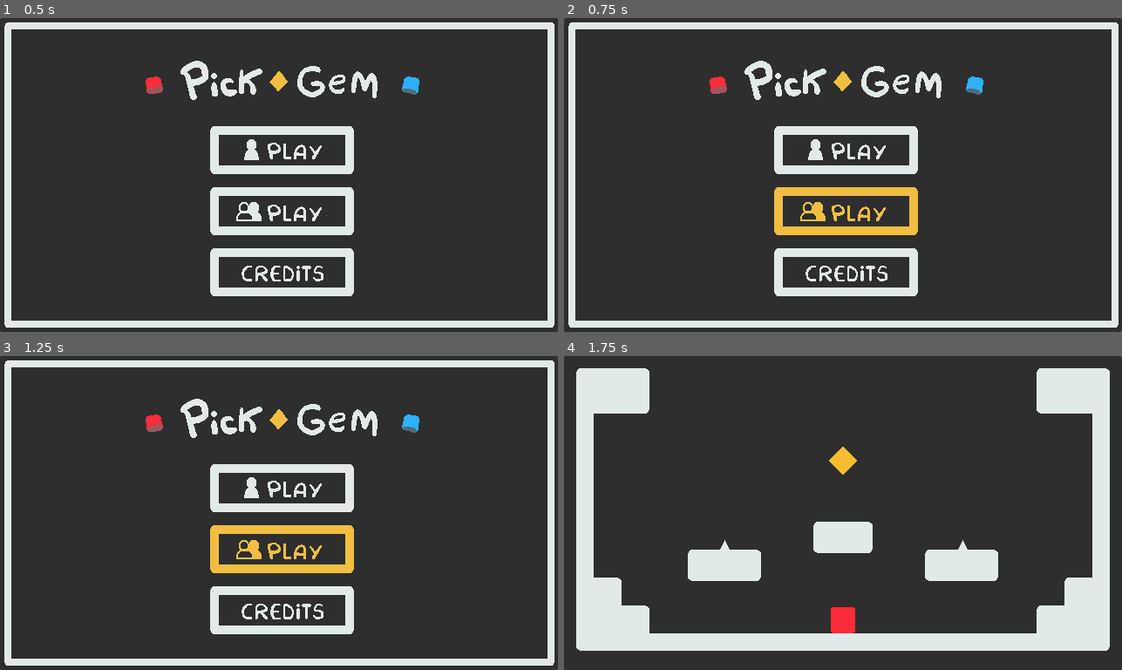
Above: before the commit, frames 1-4 (two rows, left to right).
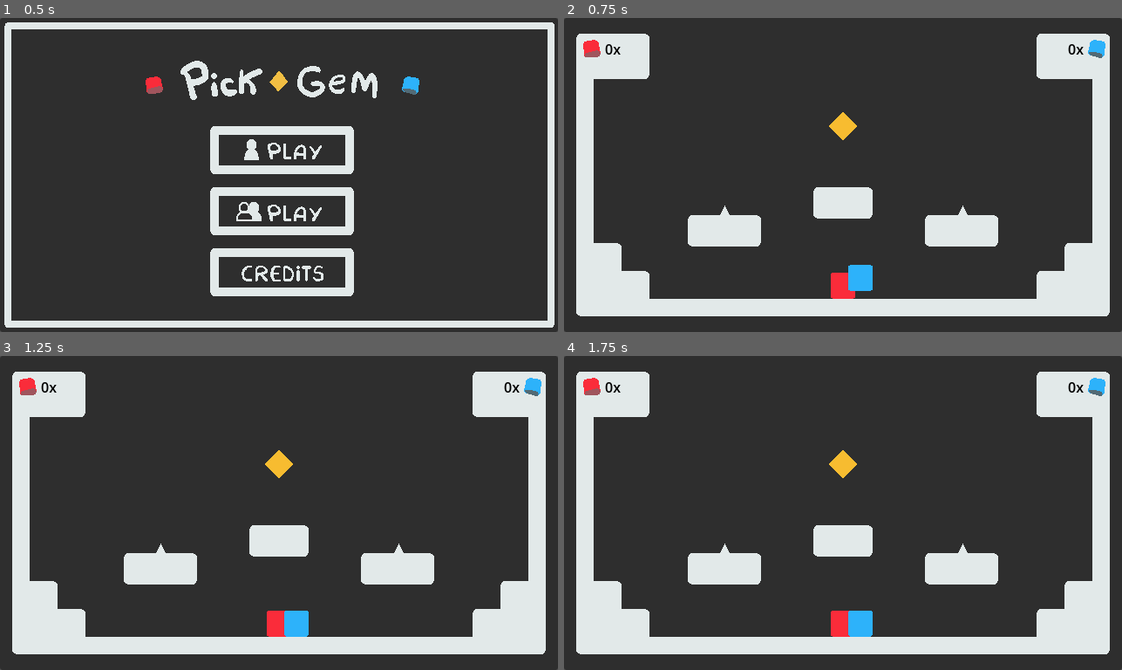
Above: after the commit, the same moments.

Repository: Juawo/PickGem
Game: Godot game, scene res://Scenes/UI/main_menu.tscn
The game is run twice, just before and just after one commit, with the same random seed, the same clock (stepped at 60 frames per second) and the same inputs.
Inputs (mouse positions are in pixels of both pictures, inside the frame that each line leads up to):
- Up to frame 1 (0.5 s): no input
- Up to frame 2 (0.75 s): click (848, 209) at 0.5 s
- Up to frame 3 (1.25 s): no input
- Up to frame 4 (1.75 s): click (848, 487) at 1.27 s

Frame 1 is identical in both runs. In frame 2, 34% of the frame differs, in the area x 0-100%, y 1-99%; in frame 3, 34%; in frame 4, 4.3%.

Commit message:
Adicionando GUI de score, creditos, modo de jogo multiplayer e corrigindo colisões

Diff:
--- a/pickgemgame/Scenes/Ground_Plataforms/one_way_plataform.tscn
+++ b/pickgemgame/Scenes/Ground_Plataforms/one_way_plataform.tscn
@@ -9,12 +9,12 @@
 physics_interpolation_mode = 2
 position = Vector2(0, -8)
 scale = Vector2(0.542, 0.659)
+collision_layer = 4
 
 [node name="texture" type="Sprite2D" parent="."]
 texture = ExtResource("1_1hjva")
 
 [node name="collision" type="CollisionShape2D" parent="."]
 position = Vector2(-7.03819e-06, 0.500002)
-scale = Vector2(1, 1)
 shape = SubResource("RectangleShape2D_s72al")
 one_way_collision = true
--- a/pickgemgame/Scenes/Levels/level_1.tscn
+++ b/pickgemgame/Scenes/Levels/level_1.tscn
@@ -1,37 +1,52 @@
-[gd_scene load_steps=8 format=4 uid="uid://bt8ksc5c0a5a8"]
+[gd_scene load_steps=10 format=4 uid="uid://bt8ksc5c0a5a8"]
 
 [ext_resource type="PackedScene" uid="uid://d233sja5ctuf5" path="res://Scenes/UI/background.tscn" id="1_jk5vo"]
+[ext_resource type="Script" path="res://Scripts/level_1.gd" id="1_kjxyp"]
 [ext_resource type="PackedScene" uid="uid://hix6wc0ad5ru" path="res://Scenes/Ground_Plataforms/tile_map_ground.tscn" id="2_jeyvq"]
 [ext_resource type="PackedScene" uid="uid://dr16cy2kr85gh" path="res://Scenes/Coletables/gem.tscn" id="3_h1756"]
 [ext_resource type="PackedScene" uid="uid://dc0pb7uf4k0bk" path="res://Scenes/Players/player_1.tscn" id="4_bn8vd"]
 [ext_resource type="PackedScene" uid="uid://dao5nhyof7d3s" path="res://Scenes/Levels/level_2.tscn" id="4_h23kj"]
 [ext_resource type="PackedScene" uid="uid://bfl5np4to7v50" path="res://Scenes/UI/pause_menu.tscn" id="6_y2vxr"]
 [ext_resource type="PackedScene" uid="uid://81jv5we3joka" path="res://Scenes/Ground_Plataforms/spike.tscn" id="7_jehq0"]
+[ext_resource type="PackedScene" uid="uid://cneatjovo0eek" path="res://Scenes/UI/score_players.tscn" id="8_r8iyu"]
 
 [node name="Level_1" type="Node2D"]
+script = ExtResource("1_kjxyp")
 
 [node name="background" parent="." instance=ExtResource("1_jk5vo")]
 offset_right = 640.0
 offset_bottom = 360.0
 
 [node name="tile_map_ground" parent="." instance=ExtResource("2_jeyvq")]
+position = Vector2(0, 4)
 tile_map_data = PackedByteArray("AAAkAAEAAAABAAAAAAAkAAIAAAABAAAAAAAkAAMAAAABAAAAAAAlAAEAAAABAAAAAAAlAAIAAAABAAAAAAAmAA …(2352 unchanged characters)…
 
 [node name="spike" parent="." instance=ExtResource("7_jehq0")]
-position = Vector2(184, 213)
+position = Vector2(184, 217)
 
 [node name="spike2" parent="." instance=ExtResource("7_jehq0")]
-position = Vector2(457, 213)
+position = Vector2(457, 217)
 
 [node name="gem" parent="." instance=ExtResource("3_h1756")]
-position = Vector2(320, 120)
+position = Vector2(320, 124)
 next_scene = ExtResource("4_h23kj")
 
 [node name="player_1" parent="." instance=ExtResource("4_bn8vd")]
-position = Vector2(320, 300)
+position = Vector2(320, 304)
 
 [node name="Pause_menu" parent="." instance=ExtResource("6_y2vxr")]
 offset_left = 320.0
 offset_top = 180.0
 offset_right = 320.0
 offset_bottom = 180.0
+
+[node name="score_players" parent="." instance=ExtResource("8_r8iyu")]
+anchors_preset = 9
+anchor_right = 0.0
+anchor_bottom = 1.0
+offset_left = 1.0
+offset_top = 23.0
+offset_right = 641.0
+offset_bottom = 43.0
+grow_horizontal = 1
+size_flags_horizontal = 1
--- a/pickgemgame/Scenes/Levels/level_2.tscn
+++ b/pickgemgame/Scenes/Levels/level_2.tscn
@@ -1,6 +1,7 @@
-[gd_scene load_steps=10 format=4 uid="uid://dao5nhyof7d3s"]
+[gd_scene load_steps=12 format=4 uid="uid://dao5nhyof7d3s"]
 
 [ext_resource type="PackedScene" uid="uid://d233sja5ctuf5" path="res://Scenes/UI/background.tscn" id="1_axrv5"]
+[ext_resource type="Script" path="res://Scripts/level_2.gd" id="1_olot2"]
 [ext_resource type="PackedScene" uid="uid://dr16cy2kr85gh" path="res://Scenes/Coletables/gem.tscn" id="2_303nr"]
 [ext_resource type="PackedScene" uid="uid://v3oa5hrpgdag" path="res://Scenes/Ground_Plataforms/one_way_plataform.tscn" id="3_mid6n"]
 [ext_resource type="PackedScene" uid="uid://bt2pp327mfaw7" path="res://Scenes/Levels/level_3.tscn" id="3_qd43w"]
@@ -9,47 +10,62 @@
 [ext_resource type="PackedScene" uid="uid://c1q71t0ur76iu" path="res://Scenes/Players/death_area.tscn" id="6_njvdm"]
 [ext_resource type="PackedScene" uid="uid://bfl5np4to7v50" path="res://Scenes/UI/pause_menu.tscn" id="8_xf7fd"]
 [ext_resource type="PackedScene" uid="uid://81jv5we3joka" path="res://Scenes/Ground_Plataforms/spike.tscn" id="9_bsga7"]
+[ext_resource type="PackedScene" uid="uid://cneatjovo0eek" path="res://Scenes/UI/score_players.tscn" id="10_ax7a2"]
 
 [node name="level_2" type="Node2D"]
+script = ExtResource("1_olot2")
 
 [node name="background" parent="." instance=ExtResource("1_axrv5")]
 offset_right = 640.0
 offset_bottom = 360.0
 
 [node name="one_way_plataform" parent="." instance=ExtResource("3_mid6n")]
-position = Vector2(312, 253)
+position = Vector2(312, 257)
 
 [node name="one_way_plataform2" parent="." instance=ExtResource("3_mid6n")]
-position = Vector2(102, 225)
+position = Vector2(102, 229)
 
 [node name="tile_map_ground" parent="." instance=ExtResource("4_cbo25")]
+position = Vector2(0, 4)
 tile_map_data = PackedByteArray("AAAmAAIAAAACAAAAAAAmAAMAAAACAAIAAAAhAAIAAAAAAAIAAAAiAAIAAAABAAAAAAAjAAIAAAABAAAAAAAkAA …(1840 unchanged characters)…
 
 [node name="death_area" parent="." instance=ExtResource("6_njvdm")]
-position = Vector2(320, 352)
+position = Vector2(320, 356)
 scale = Vector2(1.34572, 1)
 
 [node name="spike" parent="." instance=ExtResource("9_bsga7")]
-position = Vector2(93, 293)
+position = Vector2(93, 297)
 
 [node name="spike2" parent="." instance=ExtResource("9_bsga7")]
-position = Vector2(109, 293)
+position = Vector2(109, 297)
 
 [node name="spike5" parent="." instance=ExtResource("9_bsga7")]
-position = Vector2(514, 309)
+position = Vector2(514, 313)
 
 [node name="spike6" parent="." instance=ExtResource("9_bsga7")]
-position = Vector2(484, 309)
+position = Vector2(484, 313)
 
 [node name="gem" parent="." instance=ExtResource("2_303nr")]
-position = Vector2(103, 139)
+position = Vector2(103, 143)
 next_scene = ExtResource("3_qd43w")
 
 [node name="player_1" parent="." instance=ExtResource("5_vxfhr")]
-position = Vector2(597, 190)
+position = Vector2(597, 194)
+collision_mask = 6
 
 [node name="Pause_menu" parent="." instance=ExtResource("8_xf7fd")]
 offset_left = 320.0
 offset_top = 180.0
 offset_right = 320.0
 offset_bottom = 180.0
+
+[node name="score_players" parent="." instance=ExtResource("10_ax7a2")]
+anchors_preset = 9
+anchor_right = 0.0
+anchor_bottom = 1.0
+offset_left = 1.0
+offset_top = 23.0
+offset_right = 641.0
+offset_bottom = 43.0
+grow_horizontal = 1
+size_flags_horizontal = 1
--- a/pickgemgame/Scenes/Levels/level_3.tscn
+++ b/pickgemgame/Scenes/Levels/level_3.tscn
@@ -1,6 +1,7 @@
-[gd_scene load_steps=14 format=4 uid="uid://bt2pp327mfaw7"]
+[gd_scene load_steps=16 format=4 uid="uid://bt2pp327mfaw7"]
 
 [ext_resource type="PackedScene" uid="uid://d233sja5ctuf5" path="res://Scenes/UI/background.tscn" id="1_tpt3t"]
+[ext_resource type="Script" path="res://Scripts/level_3.gd" id="1_xj8hm"]
 [ext_resource type="PackedScene" uid="uid://hix6wc0ad5ru" path="res://Scenes/Ground_Plataforms/tile_map_ground.tscn" id="2_6e3bj"]
 [ext_resource type="PackedScene" uid="uid://c1q71t0ur76iu" path="res://Scenes/Players/death_area.tscn" id="2_wbiy4"]
 [ext_resource type="PackedScene" uid="uid://dr16cy2kr85gh" path="res://Scenes/Coletables/gem.tscn" id="3_5jai6"]
@@ -9,6 +10,7 @@
 [ext_resource type="PackedScene" uid="uid://h3y4klwjhhnx" path="res://Scenes/Levels/level_4.tscn" id="5_nmd35"]
 [ext_resource type="PackedScene" uid="uid://bfl5np4to7v50" path="res://Scenes/UI/pause_menu.tscn" id="8_fbwbb"]
 [ext_resource type="PackedScene" uid="uid://81jv5we3joka" path="res://Scenes/Ground_Plataforms/spike.tscn" id="9_8nknu"]
+[ext_resource type="PackedScene" uid="uid://cneatjovo0eek" path="res://Scenes/UI/score_players.tscn" id="10_kso6q"]
 
 [sub_resource type="RectangleShape2D" id="RectangleShape2D_xvna2"]
 size = Vector2(122.708, 20)
@@ -52,6 +54,7 @@
 }
 
 [node name="level_3" type="Node2D"]
+script = ExtResource("1_xj8hm")
 
 [node name="background" parent="." instance=ExtResource("1_tpt3t")]
 offset_right = 640.0
@@ -92,7 +95,7 @@
 next_scene = ExtResource("5_nmd35")
 
 [node name="player_1" parent="." instance=ExtResource("4_7ui4f")]
-position = Vector2(549.25, 238.993)
+position = Vector2(549, 238)
 scale = Vector2(0.72, 0.76)
 
 [node name="Pause_menu" parent="." instance=ExtResource("8_fbwbb")]
@@ -100,3 +103,14 @@
 offset_top = 180.0
 offset_right = 320.0
 offset_bottom = 180.0
+
+[node name="score_players" parent="." instance=ExtResource("10_kso6q")]
+anchors_preset = 9
+anchor_right = 0.0
+anchor_bottom = 1.0
+offset_left = 1.0
+offset_top = 23.0
+offset_right = 641.0
+offset_bottom = 43.0
+grow_horizontal = 1
+size_flags_horizontal = 1
--- a/pickgemgame/Scenes/Levels/level_4.tscn
+++ b/pickgemgame/Scenes/Levels/level_4.tscn
@@ -1,6 +1,7 @@
-[gd_scene load_steps=16 format=4 uid="uid://h3y4klwjhhnx"]
+[gd_scene load_steps=18 format=4 uid="uid://h3y4klwjhhnx"]
 
 [ext_resource type="PackedScene" uid="uid://d233sja5ctuf5" path="res://Scenes/UI/background.tscn" id="1_h4pyw"]
+[ext_resource type="Script" path="res://Scripts/level_4.gd" id="1_psmk6"]
 [ext_resource type="PackedScene" uid="uid://hix6wc0ad5ru" path="res://Scenes/Ground_Plataforms/tile_map_ground.tscn" id="2_0rg73"]
 [ext_resource type="PackedScene" uid="uid://dr16cy2kr85gh" path="res://Scenes/Coletables/gem.tscn" id="3_0r1m5"]
 [ext_resource type="Texture2D" uid="uid://dojsrr1wa51sc" path="res://Assets/OneWayPlataform.png" id="3_7twps"]
@@ -8,6 +9,7 @@
 [ext_resource type="PackedScene" uid="uid://dc0pb7uf4k0bk" path="res://Scenes/Players/player_1.tscn" id="4_y73il"]
 [ext_resource type="PackedScene" uid="uid://c1q71t0ur76iu" path="res://Scenes/Players/death_area.tscn" id="6_w718l"]
 [ext_resource type="PackedScene" uid="uid://bfl5np4to7v50" path="res://Scenes/UI/pause_menu.tscn" id="8_hyncx"]
+[ext_resource type="PackedScene" uid="uid://cneatjovo0eek" path="res://Scenes/UI/score_players.tscn" id="9_hfxom"]
 
 [sub_resource type="RectangleShape2D" id="RectangleShape2D_qppjs"]
 size = Vector2(122.708, 20)
@@ -89,17 +91,19 @@
 }
 
 [node name="level_4" type="Node2D"]
+script = ExtResource("1_psmk6")
 
 [node name="background" parent="." instance=ExtResource("1_h4pyw")]
 offset_right = 640.0
 offset_bottom = 360.0
 
 [node name="TileMapLayer" parent="." instance=ExtResource("2_0rg73")]
-tile_map_data = PackedByteArray("AAABAAEAAAAAAAAAAAAmAAEAAAA …(1424 unchanged characters)… BAAAAAAAgAAoAAAAAAAAAAAAhAAoAAAABAAAAAAA=")
+tile_map_data = PackedByteArray("AAABAAEAAAAAAAAAAAAmAAEAAAA …(1424 unchanged characters)… BAAAAAAAgAAoAAAAAAAAAAAAhAAoAAAABAAAAAAAPABUAAAABAAEAAAAQABUAAAABAAEAAAARABUAAAABAAEAAAA=")
 
 [node name="move_plataform_1" type="StaticBody2D" parent="."]
 position = Vector2(153, 100)
 scale = Vector2(0.541935, 0.659394)
+collision_layer = 4
 
 [node name="Sprite2D" type="Sprite2D" parent="move_plataform_1"]
 texture = ExtResource("3_7twps")
@@ -117,6 +121,7 @@
 [node name="move_plataform_2" type="StaticBody2D" parent="."]
 position = Vector2(392, 260)
 scale = Vector2(0.541935, 0.659394)
+collision_layer = 4
 
 [node name="Sprite2D" type="Sprite2D" parent="move_plataform_2"]
 texture = ExtResource("3_7twps")
@@ -140,10 +145,20 @@
 
 [node name="player_1" parent="." instance=ExtResource("4_y73il")]
 position = Vector2(48, 118)
-scale = Vector2(1, 1)
 
 [node name="Pause_menu" parent="." instance=ExtResource("8_hyncx")]
 offset_left = 320.0
 offset_top = 180.0
 offset_right = 320.0
 offset_bottom = 180.0
+
+[node name="score_players" parent="." instance=ExtResource("9_hfxom")]
+anchors_preset = 9
+anchor_right = 0.0
+anchor_bottom = 1.0
+offset_left = 1.0
+offset_top = 23.0
+offset_right = 641.0
+offset_bottom = 43.0
+grow_horizontal = 1
+size_flags_horizontal = 1
--- a/pickgemgame/Scenes/Levels/level_5.tscn
+++ b/pickgemgame/Scenes/Levels/level_5.tscn
@@ -1,5 +1,6 @@
-[gd_scene load_steps=9 format=4 uid="uid://cek13mbirq1v8"]
+[gd_scene load_steps=11 format=4 uid="uid://cek13mbirq1v8"]
 
+[ext_resource type="Script" path="res://Scripts/level_5.gd" id="1_55r1a"]
 [ext_resource type="PackedScene" uid="uid://d233sja5ctuf5" path="res://Scenes/UI/background.tscn" id="1_mg7s4"]
 [ext_resource type="PackedScene" uid="uid://hix6wc0ad5ru" path="res://Scenes/Ground_Plataforms/tile_map_ground.tscn" id="2_it0ys"]
 [ext_resource type="PackedScene" uid="uid://v3oa5hrpgdag" path="res://Scenes/Ground_Plataforms/one_way_plataform.tscn" id="3_pw51y"]
@@ -8,8 +9,10 @@
 [ext_resource type="PackedScene" uid="uid://c1q71t0ur76iu" path="res://Scenes/Players/death_area.tscn" id="6_dvu8i"]
 [ext_resource type="PackedScene" uid="uid://bfl5np4to7v50" path="res://Scenes/UI/pause_menu.tscn" id="7_2pmlr"]
 [ext_resource type="PackedScene" uid="uid://81jv5we3joka" path="res://Scenes/Ground_Plataforms/spike.tscn" id="8_iy3jl"]
+[ext_resource type="PackedScene" uid="uid://cneatjovo0eek" path="res://Scenes/UI/score_players.tscn" id="9_aito3"]
 
 [node name="level_5" type="Node2D"]
+script = ExtResource("1_55r1a")
 
 [node name="background" parent="." instance=ExtResource("1_mg7s4")]
 offset_right = 640.0
@@ -43,7 +46,7 @@
 position = Vector2(536.103, 239.179)
 
 [node name="player_1" parent="." instance=ExtResource("4_2chtp")]
-position = Vector2(83.4724, 285.619)
+position = Vector2(83, 285)
 scale = Vector2(0.72, 0.76)
 
 [node name="Pause_menu" parent="." instance=ExtResource("7_2pmlr")]
@@ -51,3 +54,14 @@
 offset_top = 180.0
 offset_right = 320.0
 offset_bottom = 180.0
+
+[node name="score_players" parent="." instance=ExtResource("9_aito3")]
+anchors_preset = 9
+anchor_right = 0.0
+anchor_bottom = 1.0
+offset_left = 1.0
+offset_top = 23.0
+offset_right = 641.0
+offset_bottom = 43.0
+grow_horizontal = 1
+size_flags_horizontal = 1
--- a/pickgemgame/Scenes/Players/player_1.tscn
+++ b/pickgemgame/Scenes/Players/player_1.tscn
@@ -9,7 +9,7 @@
 [node name="player_1" type="CharacterBody2D" groups=["Players"]]
 position = Vector2(0, -15)
 scale = Vector2(0.719999, 0.76)
-collision_mask = 7
+collision_mask = 6
 script = ExtResource("1_f2r4r")
 
 [node name="Sprite2D" type="Sprite2D" parent="."]
--- a/pickgemgame/Scenes/Players/player_2.tscn
+++ b/pickgemgame/Scenes/Players/player_2.tscn
@@ -4,9 +4,12 @@
 [ext_resource type="Script" path="res://Scripts/player_2.gd" id="1_ic1qv"]
 
 [sub_resource type="RectangleShape2D" id="RectangleShape2D_0mukh"]
-size = Vector2(38, 46)
+size = Vector2(38, 39.4737)
 
 [node name="player_2" type="CharacterBody2D" groups=["Players"]]
+position = Vector2(0, 3)
+scale = Vector2(0.72, 0.76)
+collision_mask = 6
 script = ExtResource("1_ic1qv")
 
 [node name="Sprite2D" type="Sprite2D" parent="."]
@@ -14,5 +17,5 @@
 texture = ExtResource("1_co4hm")
 
 [node name="collision" type="CollisionShape2D" parent="."]
-position = Vector2(0, -23)
+position = Vector2(0, -23.6842)
 shape = SubResource("RectangleShape2D_0mukh")
--- /dev/null
+++ b/pickgemgame/Scenes/UI/credits.tscn
@@ -0,0 +1,82 @@
+[gd_scene load_steps=2 format=3 uid="uid://cd20tcqlwfkwb"]
+
+[ext_resource type="Script" path="res://Scripts/credits.gd" id="1_l27a8"]
+
+[node name="credits" type="Control"]
+layout_mode = 3
+anchors_preset = 15
+anchor_right = 1.0
+anchor_bottom = 1.0
+grow_horizontal = 2
+grow_vertical = 2
+script = ExtResource("1_l27a8")
+
+[node name="MarginContainer" type="MarginContainer" parent="."]
+layout_mode = 1
+anchors_preset = 8
+anchor_left = 0.5
+anchor_top = 0.5
+anchor_right = 0.5
+anchor_bottom = 0.5
+offset_left = -310.0
+offset_top = -167.0
+offset_right = 310.0
+offset_bottom = 167.0
+grow_horizontal = 2
+grow_vertical = 2
+pivot_offset = Vector2(320, 180)
+
+[node name="PanelContainer" type="PanelContainer" parent="MarginContainer"]
+layout_mode = 2
+
+[node name="MarginContainer" type="MarginContainer" parent="MarginContainer/PanelContainer"]
+layout_mode = 2
+theme_override_constants/margin_left = 10
+theme_override_constants/margin_top = 10
+theme_override_constants/margin_right = 10
+theme_override_constants/margin_bottom = 10
+
+[node name="VBoxContainer" type="VBoxContainer" parent="MarginContainer/PanelContainer/MarginContainer"]
+layout_mode = 2
+theme_override_constants/separation = 30
+
+[node name="Label" type="Label" parent="MarginContainer/PanelContainer/MarginContainer/VBoxContainer"]
+layout_mode = 2
+size_flags_vertical = 0
+theme_override_constants/outline_size = 10
+theme_override_font_sizes/font_size = 30
+text = "PICK GEM!"
+horizontal_alignment = 1
+
+[node name="Label2" type="Label" parent="MarginContainer/PanelContainer/MarginContainer/VBoxContainer"]
+custom_minimum_size = Vector2(600, 0)
+layout_mode = 2
+theme_override_constants/outline_size = 5
+theme_override_font_sizes/font_size = 16
+text = "Esse jogo foi feito como um projetinho de ferias , para treinar o Basico da Godot, UI, Game Feel e Sounds"
+horizontal_alignment = 1
+autowrap_mode = 2
+
+[node name="Label3" type="Label" parent="MarginContainer/PanelContainer/MarginContainer/VBoxContainer"]
+layout_mode = 2
+theme_override_constants/outline_size = 5
+theme_override_font_sizes/font_size = 16
+text = "Tudo aqui foi feito por Joao Pedro"
+horizontal_alignment = 1
+
+[node name="Label4" type="Label" parent="MarginContainer/PanelContainer/MarginContainer/VBoxContainer"]
+layout_mode = 2
+size_flags_vertical = 10
+theme_override_constants/outline_size = 5
+text = "Softwares usados :
+Godot Engine, Krita e LMMS"
+horizontal_alignment = 1
+
+[node name="return_button" type="Button" parent="MarginContainer/PanelContainer/MarginContainer/VBoxContainer"]
+layout_mode = 2
+size_flags_vertical = 4
+theme_override_constants/outline_size = 5
+theme_override_constants/h_separation = 10
+text = "Voltar ao Menu"
+
+[connection signal="pressed" from="MarginContainer/PanelContainer/MarginContainer/VBoxContainer/return_button" to="." method="_on_return_button_pressed"]
--- a/pickgemgame/Scenes/UI/main_menu.tscn
+++ b/pickgemgame/Scenes/UI/main_menu.tscn
@@ -80,3 +80,5 @@
 stretch_mode = 3
 
 [connection signal="pressed" from="main_container/buttons_container/single_play_button" to="." method="_on_single_play_button_pressed"]
+[connection signal="pressed" from="main_container/buttons_container/multi_play_button" to="." method="_on_multi_play_button_pressed"]
+[connection signal="pressed" from="main_container/buttons_container/credits_button" to="." method="_on_credits_button_pressed"]
--- a/pickgemgame/Scenes/UI/pause_menu.tscn
+++ b/pickgemgame/Scenes/UI/pause_menu.tscn
@@ -19,14 +19,6 @@
 grow_vertical = 2
 size_flags_horizontal = 4
 script = ExtResource("1_l1tew")
-
-[node name="ColorRect" type="ColorRect" parent="."]
-layout_mode = 1
-anchors_preset = 15
-anchor_right = 1.0
-anchor_bottom = 1.0
-grow_horizontal = 2
-grow_vertical = 2
 
 [node name="Moldura" parent="." instance=ExtResource("2_wv15m")]
 layout_mode = 1
--- /dev/null
+++ b/pickgemgame/Scenes/UI/score_players.tscn
@@ -0,0 +1,66 @@
+[gd_scene load_steps=4 format=3 uid="uid://cneatjovo0eek"]
+
+[ext_resource type="Script" path="res://Scripts/score_players.gd" id="1_61q4h"]
+[ext_resource type="Texture2D" uid="uid://bwi37xaihexes" path="res://Assets/UI_Menu/UI_Player1.png" id="2_ursll"]
+[ext_resource type="Texture2D" uid="uid://dy0jhhq84q37s" path="res://Assets/UI_Menu/UI_Player2.png" id="3_80r7b"]
+
+[node name="score_players" type="Control"]
+custom_minimum_size = Vector2(640, 20)
+layout_mode = 3
+anchor_right = 0.997
+anchor_bottom = 0.071
+offset_left = -1.0
+offset_top = 1.0
+offset_right = 0.919983
+offset_bottom = 15.44
+grow_horizontal = 2
+grow_vertical = 2
+size_flags_horizontal = 0
+size_flags_vertical = 0
+script = ExtResource("1_61q4h")
+metadata/_edit_vertical_guides_ = [20.0, -147.0, 620.0]
+
+[node name="score_player_1" type="HBoxContainer" parent="."]
+layout_mode = 1
+anchors_preset = -1
+anchor_left = 0.0328125
+anchor_top = 0.0583333
+anchor_right = 0.191687
+anchor_bottom = 0.169333
+offset_right = 0.32
+offset_bottom = 0.0399971
+theme_override_constants/separation = 5
+metadata/_edit_use_anchors_ = true
+
+[node name="icon_player_1" type="TextureRect" parent="score_player_1"]
+custom_minimum_size = Vector2(20, 20)
+layout_mode = 2
+texture = ExtResource("2_ursll")
+stretch_mode = 3
+
+[node name="Label" type="Label" parent="score_player_1"]
+layout_mode = 2
+theme_override_colors/font_color = Color(0, 0, 0, 1)
+
+[node name="score_player_2" type="HBoxContainer" parent="."]
+layout_mode = 1
+anchors_preset = -1
+anchor_left = 0.809375
+anchor_top = 0.0583333
+anchor_right = 0.96825
+anchor_bottom = 0.169333
+offset_right = 0.32
+offset_bottom = 0.0399971
+theme_override_constants/separation = 5
+alignment = 2
+metadata/_edit_use_anchors_ = true
+
+[node name="Label" type="Label" parent="score_player_2"]
+layout_mode = 2
+theme_override_colors/font_color = Color(0, 0, 0, 1)
+
+[node name="icon_player_2" type="TextureRect" parent="score_player_2"]
+custom_minimum_size = Vector2(20, 20)
+layout_mode = 2
+texture = ExtResource("3_80r7b")
+stretch_mode = 3
--- /dev/null
+++ b/pickgemgame/Scripts/credits.gd
@@ -0,0 +1,4 @@
+extends Control
+
+func _on_return_button_pressed() -> void:
+	get_tree().change_scene_to_file("res://Scenes/UI/main_menu.tscn")
--- a/pickgemgame/Scripts/globals.gd
+++ b/pickgemgame/Scripts/globals.gd
@@ -1,4 +1,5 @@
 extends Node
 
+var multiplayer_on : bool = false
 var score_player_1 := 0
 var score_player_2 := 0
--- /dev/null
+++ b/pickgemgame/Scripts/level_1.gd
@@ -0,0 +1,9 @@
+extends Node2D
+
+var player_2_scene := preload("res://Scenes/Players/player_2.tscn")
+
+func _ready() -> void:
+	if players_data.multiplayer_on:
+		var player_2_instance = player_2_scene.instantiate()
+		player_2_instance.position = Vector2(340,304)
+		add_child(player_2_instance)
--- /dev/null
+++ b/pickgemgame/Scripts/level_2.gd
@@ -0,0 +1,9 @@
+extends Node2D
+
+var player_2_scene := preload("res://Scenes/Players/player_2.tscn")
+
+func _ready() -> void:
+	if players_data.multiplayer_on:
+		var player_2_instance = player_2_scene.instantiate()
+		player_2_instance.position = Vector2(597,194)
+		add_child(player_2_instance)
--- /dev/null
+++ b/pickgemgame/Scripts/level_3.gd
@@ -0,0 +1,9 @@
+extends Node2D
+
+var player_2_scene := preload("res://Scenes/Players/player_2.tscn")
+
+func _ready() -> void:
+	if players_data.multiplayer_on:
+		var player_2_instance = player_2_scene.instantiate()
+		player_2_instance.position = Vector2(549,238)
+		add_child(player_2_instance)
--- /dev/null
+++ b/pickgemgame/Scripts/level_4.gd
@@ -0,0 +1,9 @@
+extends Node2D
+
+var player_2_scene := preload("res://Scenes/Players/player_2.tscn")
+
+func _ready() -> void:
+	if players_data.multiplayer_on:
+		var player_2_instance = player_2_scene.instantiate()
+		player_2_instance.position = Vector2(48,118)
+		add_child(player_2_instance)
--- /dev/null
+++ b/pickgemgame/Scripts/level_5.gd
@@ -0,0 +1,9 @@
+extends Node2D
+
+var player_2_scene := preload("res://Scenes/Players/player_2.tscn")
+
+func _ready() -> void:
+	if players_data.multiplayer_on:
+		var player_2_instance = player_2_scene.instantiate()
+		player_2_instance.position = Vector2(83,285)
+		add_child(player_2_instance)
--- a/pickgemgame/Scripts/main_menu.gd
+++ b/pickgemgame/Scripts/main_menu.gd
@@ -2,3 +2,11 @@
 
 func _on_single_play_button_pressed() -> void:
 	get_tree().change_scene_to_file("res://Scenes/Levels/level_1.tscn")
+
+
+func _on_credits_button_pressed() -> void:
+	get_tree().change_scene_to_file("res://Scenes/UI/credits.tscn")
+
+func _on_multi_play_button_pressed() -> void:
+	players_data.multiplayer_on = true
+	get_tree().change_scene_to_file("res://Scenes/Levels/level_1.tscn")
--- a/pickgemgame/Scripts/player_2.gd
+++ b/pickgemgame/Scripts/player_2.gd
@@ -1,8 +1,7 @@
 extends CharacterBody2D
 
-
-const SPEED = 300.0
-const JUMP_VELOCITY = -400.0
+const SPEED = 220.0
+const JUMP_VELOCITY = -280.0
 var score : int = 0
 
 func _physics_process(delta: float) -> void:
--- /dev/null
+++ b/pickgemgame/Scripts/score_players.gd
@@ -0,0 +1,16 @@
+extends Control
+
+@onready var label: Label = $score_player_1/Label
+@onready var label_2: Label = $score_player_2/Label
+
+@export var two_players : bool = true
+@onready var score_player_2: HBoxContainer = $score_player_2
+
+func _ready() -> void:
+	if two_players:
+		score_player_2.show()
+
+func _process(delta: float) -> void:
+	label.text = str(players_data.score_player_1) + "x"
+	if two_players:
+		label_2.text = str(players_data.score_player_2) + "x"
